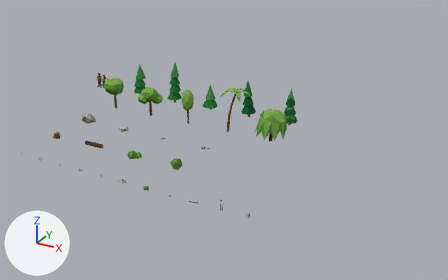
Renders of the Blender file art_source/chasm/chasm_props.blend from each side of a commit.
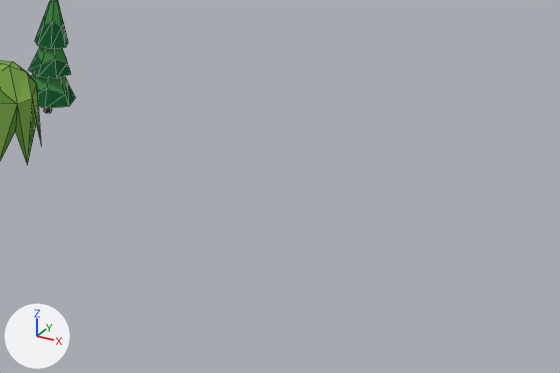
Each version is shown whole from a 50 mm lens placed at (44.2, -59.0, 25.9), pointed at (16.8, -9.1, 0.9), then close up on the part from 61% to 98% of the width and 33% to 72% of the height. Arrows for +X, +Y and +Z are at lower left; the lights stay in place. The last two pictures show the newer version. The close-ups show mesh edges as thin lines.

In view in the first close-up: 'tree_pine_snow_a', 'tree_willow_a'.
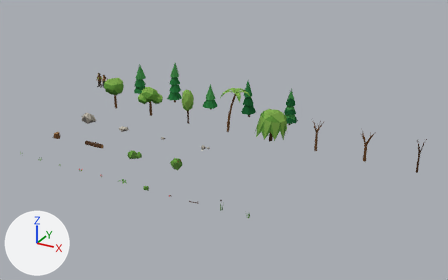
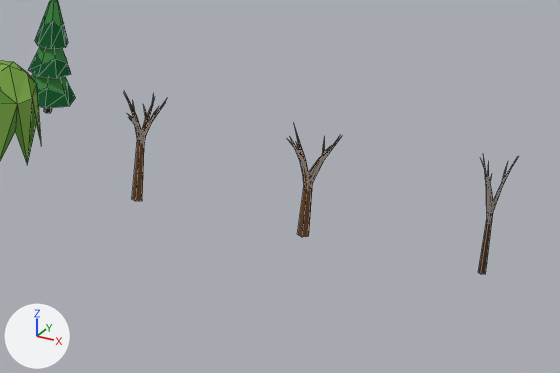
Boxes [x1, y1, x2, y2] around the edits, measured in the close-ups (560 x 373 px):
'tree_oak_b_bare', added
    after: [289, 126, 343, 237]
'tree_oak_a_bare', added (brown)
    after: [124, 92, 167, 201]
'tree_oak_c_bare', added
    after: [478, 156, 517, 274]

The change, as a diff of the scene's bpy script:
```diff
--- a/art_source/chasm/chasm_props.blend.py
+++ b/art_source/chasm/chasm_props.blend.py
@@ me_tree_oak_c_bare @@
+me_tree_oak_c_bare.from_pydata(...)  # 70 vertices, 77 faces; spans x -0.51..0.47, y -0.57..0.38, z -0.08..3.38
+me_tree_oak_c_bare.materials.append(mat_palette)  # picture img_palette_png
@@ me_tree_oak_b_bare @@
+me_tree_oak_b_bare.from_pydata(...)  # 90 vertices, 101 faces; spans x -0.66..0.77, y -0.5..0.62, z -0.08..3.15
+me_tree_oak_b_bare.materials.append(mat_palette)  # picture img_palette_png
@@ me_tree_oak_a_bare @@
+me_tree_oak_a_bare.from_pydata(...)  # 90 vertices, 101 faces; spans x -0.68..0.72, y -1.06..1.04, z -0.08..3.28
+me_tree_oak_a_bare.materials.append(mat_palette)  # picture img_palette_png
@@ ob_tree_oak_c_bare @@
+ob_tree_oak_c_bare = bpy.data.objects.new('tree_oak_c_bare', me_tree_oak_c_bare)
+ob_tree_oak_c_bare.location = (35.0, -5.0, 0.0)
@@ ob_tree_oak_b_bare @@
+ob_tree_oak_b_bare = bpy.data.objects.new('tree_oak_b_bare', me_tree_oak_b_bare)
+ob_tree_oak_b_bare.location = (30.0, -5.0, 0.0)
@@ ob_tree_oak_a_bare @@
+ob_tree_oak_a_bare = bpy.data.objects.new('tree_oak_a_bare', me_tree_oak_a_bare)
+ob_tree_oak_a_bare.location = (25.0, -5.0, 0.0)
```
